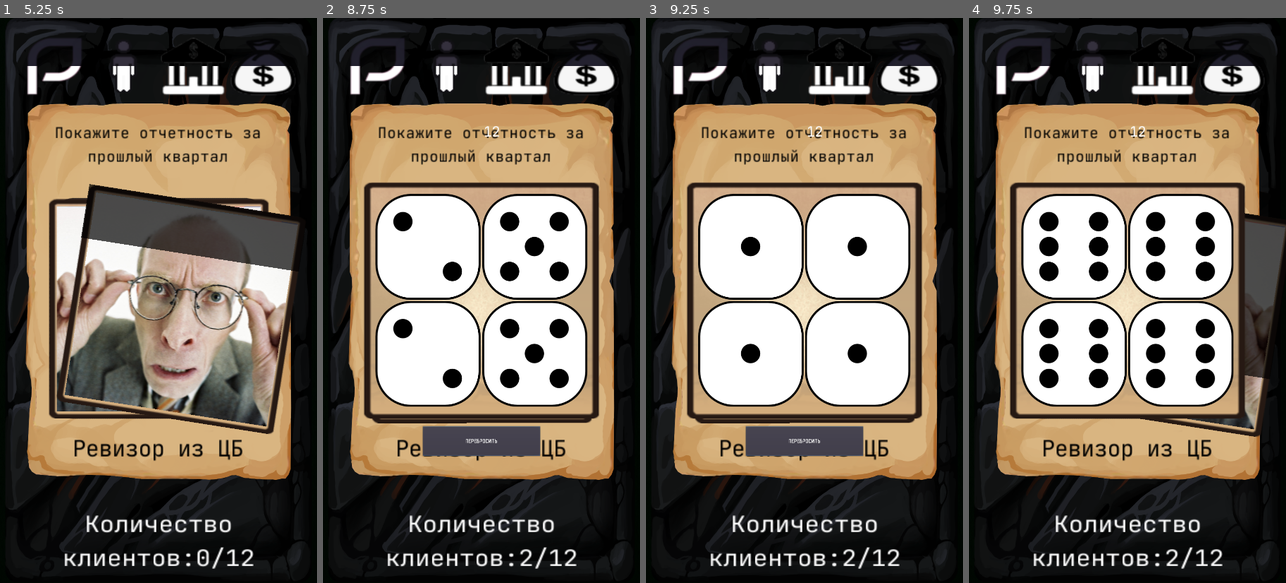
Above: before the commit, frames 1-4 (left to right).
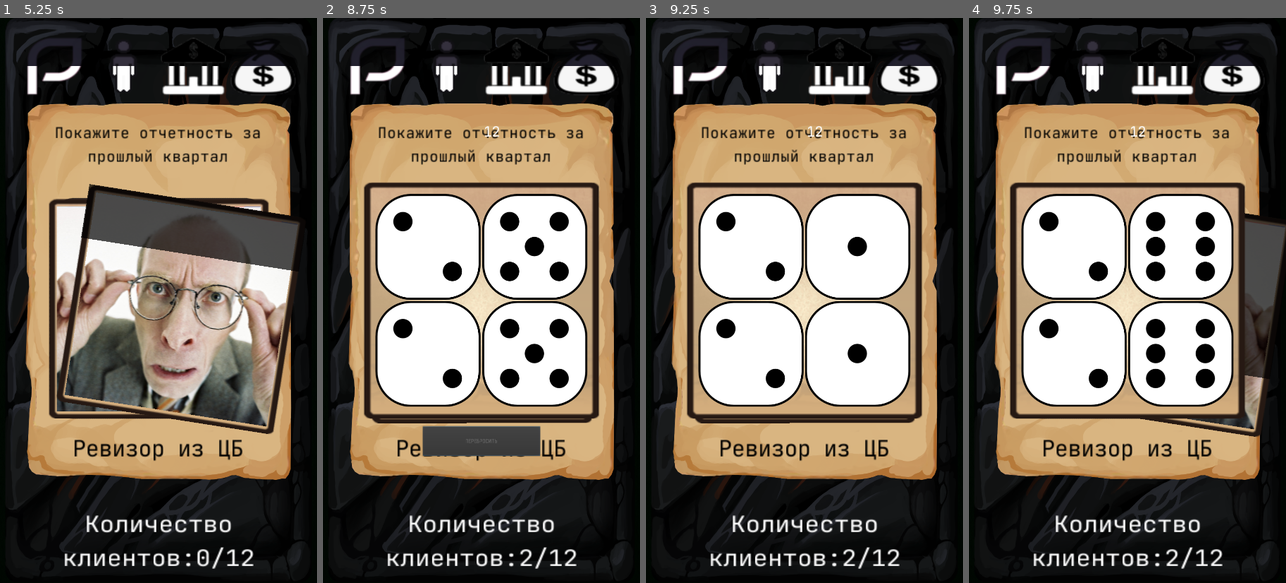
Above: after the commit, the same moments.

Repository: Nothengem/Detectivus
Game: Godot game, scene res://Scenes/StartMenu.tscn
Two runs of this game, one before a commit and one after it. Both use one fixed random seed, a clock stepped at 60 frames per second and the inputs below.
Inputs (mouse positions are in pixels of both pictures, inside the frame that each line leads up to):
- Up to frame 1 (5.25 s): tap Enter at 0.5, 2, 4.25 s; move the mouse to (228, 272) at 0.52 s; click (228, 272) at 0.67 s; tap Space at 1.25, 2.75 s; drag from (95, 328) to (142, 413) at 1.27 s; move the mouse to (190, 176) at 2.02 s; click (190, 176) at 2.17 s; drag from (142, 413) to (63, 215) at 2.77 s; move the mouse to (253, 385) at 3.52 s; click (253, 385) at 3.67 s; drag from (63, 215) to (110, 159) at 4.27 s; move the mouse to (174, 300) at 5.02 s; click (174, 300) at 5.17 s
- Up to frame 2 (8.75 s): drag from (433, 159) to (418, 328) at 5.77 s; click "Мне повезет" at 6.5 s; click "Мне повезет" at 7.25 s; click "Мне повезет" at 8 s
- Up to frame 3 (9.25 s): click (804, 441) at 8.75 s, where only the run before the commit has a clickable "Перебросить"
- Up to frame 4 (9.75 s): move the mouse to (1197, 272) at 9.52 s; click (1197, 272) at 9.67 s

Frame 1 is identical in both runs. In frame 2, less than 0.1% of the frame differs, in the area x 45-55%, y 74-76%; in frame 3, 3.2%, in the area x 16-69%, y 31-78%; in frame 4, 1.6%.

Commit message:
Резервная копия работающих костей

Diff:
--- a/Scenes/Dice.gd
+++ b/Scenes/Dice.gd
@@ -10,8 +10,12 @@
 var Dice2_active
 var Dice3_active
 var Dice4_active
-var Dice_active_mass = 0
+var Dice_active_mass = 0 #количество выбранных костей
 var first_dice = true
+
+var Dice_test
+var Dice2_test
+var count_test
 
 func _ready():
 	$Apperiance.play("Appearance")
@@ -19,10 +23,11 @@
 	Dice2 = 1
 	Dice3 = 1
 	Dice4 = 1
+	Dice_test = get_node("NinePatchRect/CenterContainer/VBoxContainer/HBoxContainer/Dice")
+	Dice2_test = get_node("NinePatchRect/CenterContainer/VBoxContainer/HBoxContainer/Dice2")
 
 func _on_Dice4_ready():
 	Dice_update()
-	print(Dice, Dice2, Dice3, Dice4)
 
 func Dice_update():
 	Dice = $NinePatchRect/CenterContainer/VBoxContainer/HBoxContainer/Dice.my_random_number
@@ -33,6 +38,8 @@
 func counter():
 	victory_number = Dice + Dice2 + Dice3 + Dice4
 	$Label.text = str(victory_number)
+	count_test = Dice_test.my_random_number + Dice2_test.my_random_number
+	print(count_test)
 
 func number_update_plus():
 	if Dice_active_mass < limited_dice:
@@ -59,7 +66,10 @@
 		$Button.disabled = false
 
 func _on_Button_button_up():
-	$RollDice.play("RollDice")
+	if first_dice == true or $NinePatchRect/CenterContainer/VBoxContainer/HBoxContainer/Dice.picked == true:
+		$RollDice.play("RollDice")
+	elif $NinePatchRect/CenterContainer/VBoxContainer/HBoxContainer/Dice.picked == false:
+		$RollDice2.play("RollDice")
 
 func _on_Dice_texture_changed():
 	Dice = $NinePatchRect/CenterContainer/VBoxContainer/HBoxContainer/Dice.my_random_number
@@ -78,20 +88,34 @@
 	counter()
 
 func _on_RollDice_animation_finished(RollDice):
-	$RollDice2.play("RollDice")
+	if first_dice == true or $NinePatchRect/CenterContainer/VBoxContainer/HBoxContainer/Dice.picked == true:
+		$RollDice2.play("RollDice")
+	elif $NinePatchRect/CenterContainer/VBoxContainer/HBoxContainer/Dice.picked == false:
+		$RollDice3.play("RollDice")
 
 func _on_RollDice2_animation_finished(anim_name):
-	$RollDice3.play("RollDice")
+	if first_dice == true or $NinePatchRect/CenterContainer/VBoxContainer/HBoxContainer/Dice2.picked == true:
+		$RollDice3.play("RollDice")
+	elif $NinePatchRect/CenterContainer/VBoxContainer/HBoxContainer/Dice2.picked == false:
+		$RollDice4.play("RollDice")
 
 func _on_RollDice3_animation_finished(anim_name):
-	$RollDice4.play("RollDice")
+	if first_dice == true or $NinePatchRect/CenterContainer/VBoxContainer/HBoxContainer2/Dice3.picked == true:
+		$RollDice4.play("RollDice")
+	elif $NinePatchRect/CenterContainer/VBoxContainer/HBoxContainer2/Dice3.picked == false:
+		finish_of_rolldice()
 
 func _on_RollDice4_animation_finished(anim_name):
+	finish_of_rolldice()
+
+func finish_of_rolldice():
 	if first_dice == true:
 		get_tree().call_group("Dice2", "first_dice")
 		counter()
 		$Button.text = "Перебросить"
 		first_dice = false
+		$Label.visible = true
+		button_blocker()
 	elif first_dice == false:
 		get_tree().call_group("Dice2", "redice")
 		$Button.visible = false
--- a/Scenes/Dice.tscn
+++ b/Scenes/Dice.tscn
@@ -254,6 +254,7 @@
 anims/RollDice = SubResource( 7 )
 
 [node name="Label" type="Label" parent="."]
+visible = false
 margin_left = 375.227
 margin_top = 287.375
 margin_right = 575.227
--- a/Scenes/Dice2.gd
+++ b/Scenes/Dice2.gd
@@ -4,7 +4,7 @@
 var DiceImage
 var DicePicked
 var my_random_number = 1
-var picked = false
+var picked = false #параметр, того что кубик выбран
 var cross_active = 0
 
 func _ready():
@@ -21,9 +21,6 @@
 		image_generator()
 		$Cross2.visible = false
 		get_tree().call_group("Dice", "Dice_update")
-
-func redice_animation():
-	texture = load("res://Resources/GFX/Dice/Dice.tres")
 
 func randomdice():
 	var rng = RandomNumberGenerator.new()
